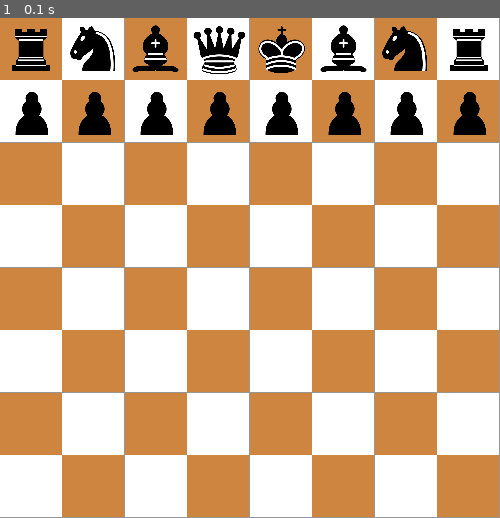
Above: before the commit, frame 1.
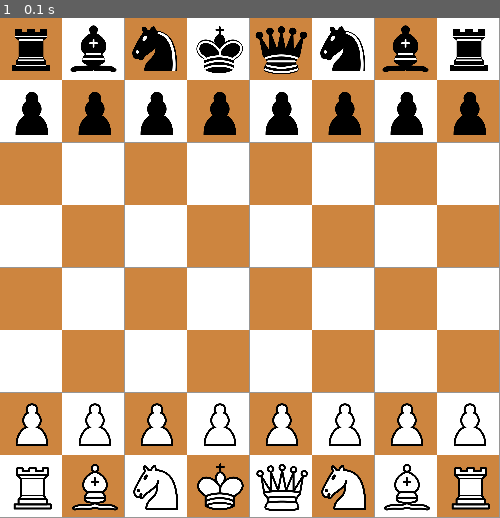
Above: after the commit, the same moment.

Repository: arjanvanschendel/PygameTest
Game: pygame game, started from main.py
The game is run twice, just before and just after one commit, with the same random seed, the same clock (stepped at 60 frames per second) and the same inputs.
Inputs:
- Up to frame 1 (0.1 s): no input

The runs differ from the first frame. In frame 1, 6.9% of the frame differs, in the area x 2-98%, y 1-99%.

Commit message:
Draw white pieces, replace return with continue in draw function

Diff:
--- a/board.py
+++ b/board.py
@@ -18,32 +18,37 @@
         self.drawPieces(screen)
 
     def initPieces(self):
-        pieceList = [[None for i in range(8)] for j in range(8)]
-        pieceList[0][0] = Piece(PieceType.rook, PieceColor.black, self.getFieldSize(), 0, 0)
-        pieceList[0][1] = Piece(PieceType.knight, PieceColor.black, self.getFieldSize(), 0, 1)
-        pieceList[0][2] = Piece(PieceType.bishop, PieceColor.black, self.getFieldSize(), 0, 2)
-        pieceList[0][3] = Piece(PieceType.queen, PieceColor.black, self.getFieldSize(), 0, 3)
-        pieceList[0][4] = Piece(PieceType.king, PieceColor.black, self.getFieldSize(), 0, 4)
-        pieceList[0][5] = Piece(PieceType.bishop, PieceColor.black, self.getFieldSize(), 0, 5)
-        pieceList[0][6] = Piece(PieceType.knight, PieceColor.black, self.getFieldSize(), 0, 6)
-        pieceList[0][7] = Piece(PieceType.rook, PieceColor.black, self.getFieldSize(), 0, 7)
-        pieceList[1][0] = Piece(PieceType.pawn, PieceColor.black, self.getFieldSize(), 1, 0)
-        pieceList[1][1] = Piece(PieceType.pawn, PieceColor.black, self.getFieldSize(), 1, 1)
-        pieceList[1][2] = Piece(PieceType.pawn, PieceColor.black, self.getFieldSize(), 1, 2)
-        pieceList[1][3] = Piece(PieceType.pawn, PieceColor.black, self.getFieldSize(), 1, 3)
-        pieceList[1][4] = Piece(PieceType.pawn, PieceColor.black, self.getFieldSize(), 1, 4)
-        pieceList[1][5] = Piece(PieceType.pawn, PieceColor.black, self.getFieldSize(), 1, 5)
-        pieceList[1][6] = Piece(PieceType.pawn, PieceColor.black, self.getFieldSize(), 1, 6)
-        pieceList[1][7] = Piece(PieceType.pawn, PieceColor.black, self.getFieldSize(), 1, 7)
+        pieceList = Board.getBlankBoard()
+        pieceList[0][0] = Piece.pieceFromString('br', self.getFieldSize(), 0, 0)
+        pieceList[0][1] = Piece.pieceFromString('bb', self.getFieldSize(), 0, 1)
+        pieceList[0][2] = Piece.pieceFromString('bn', self.getFieldSize(), 0, 2)
+        pieceList[0][3] = Piece.pieceFromString('bk', self.getFieldSize(), 0, 3)
+        pieceList[0][4] = Piece.pieceFromString('bq', self.getFieldSize(), 0, 4)
+        pieceList[0][5] = Piece.pieceFromString('bn', self.getFieldSize(), 0, 5)
+        pieceList[0][6] = Piece.pieceFromString('bb', self.getFieldSize(), 0, 6)
+        pieceList[0][7] = Piece.pieceFromString('br', self.getFieldSize(), 0, 7)
+        pieceList[7][0] = Piece.pieceFromString('wr', self.getFieldSize(), 7, 0)
+        pieceList[7][1] = Piece.pieceFromString('wb', self.getFieldSize(), 7, 1)
+        pieceList[7][2] = Piece.pieceFromString('wn', self.getFieldSize(), 7, 2)
+        pieceList[7][3] = Piece.pieceFromString('wk', self.getFieldSize(), 7, 3)
+        pieceList[7][4] = Piece.pieceFromString('wq', self.getFieldSize(), 7, 4)
+        pieceList[7][5] = Piece.pieceFromString('wn', self.getFieldSize(), 7, 5)
+        pieceList[7][6] = Piece.pieceFromString('wb', self.getFieldSize(), 7, 6)
+        pieceList[7][7] = Piece.pieceFromString('wr', self.getFieldSize(), 7, 7)
+        for i in range(0,8):
+            pieceList[1][i] = Piece.pieceFromString('bp', self.getFieldSize(), 1, i)
+            pieceList[6][i] = Piece.pieceFromString('wp', self.getFieldSize(), 6, i)
         return pieceList
 
     def drawPieces(self, screen):
         for i in self.board:
             for j in i:
                 if j is None:
-                    return
+                    continue
                 screen.blit(j.image, j.rect)
-
 
     def getFieldSize(self):
         return self.gridsize / 8
+
+    def getBlankBoard():
+        return [[None for i in range(8)] for j in range(8)]
--- a/piece.py
+++ b/piece.py
@@ -1,4 +1,5 @@
 from enum import Enum
+import string
 import pygame
 
 class PieceType(Enum):
@@ -15,6 +16,11 @@
 
 class Piece(pygame.sprite.Sprite):
 
+    def pieceFromString(fromString, size, y, x):
+        foundColor = Piece.colorFromChar(fromString[0])
+        foundType = Piece.typeFromChar(fromString[1])
+        return Piece(foundType, foundColor, size, y, x)
+
     def __init__(self, type: PieceType, color: PieceColor, size, y, x):
         super(Piece, self).__init__()
         self.type = type
@@ -23,35 +29,41 @@
         self.rect = self.image.get_rect()
         self.rect.topleft = [x * size, y * size]
 
+
     def update(self):
         pass
 
     def setPos(self, pos):
         self.rect.topleft = pos
 
+    def typeFromChar(c: string):
+        match c.lower():
+            case 'p': return PieceType.pawn
+            case 'b': return PieceType.bishop
+            case 'n': return PieceType.knight
+            case 'r': return PieceType.rook
+            case 'q': return PieceType.queen
+            case 'k': return PieceType.king
+
+    def colorFromChar(c: string):
+        match c.lower():
+            case 'b': return PieceColor.black
+            case 'w': return PieceColor.white
+
+
     def getImageForType(self):
         if self.color == PieceColor.white:
-            if self.type == PieceType.pawn:
-                return 'pieces/wp.png'
-            if self.type == PieceType.bishop:
-                return 'pieces/wb.png'
-            if self.type == PieceType.knight:
-                return 'pieces/wn.png'
-            if self.type == PieceType.rook:
-                return 'pieces/wr.png'
-            if self.type == PieceType.queen:
-                return 'pieces/wq.png'
-            if self.type == PieceType.king:
-                return 'pieces/wk.png'
-        if self.type == PieceType.pawn:
-            return 'pieces/bp.png'
-        if self.type == PieceType.bishop:
-            return 'pieces/bb.png'
-        if self.type == PieceType.knight:
-            return 'pieces/bn.png'
-        if self.type == PieceType.rook:
-            return 'pieces/br.png'
-        if self.type == PieceType.queen:
-            return 'pieces/bq.png'
-        if self.type == PieceType.king:
-            return 'pieces/bk.png'
+            match self.type:
+                case PieceType.pawn: return 'pieces/wp.png'
+                case PieceType.bishop: return 'pieces/wb.png'
+                case PieceType.knight: return 'pieces/wn.png'
+                case PieceType.rook: return 'pieces/wr.png'
+                case PieceType.queen: return 'pieces/wq.png'
+                case PieceType.king: return 'pieces/wk.png'
+        match self.type:
+            case PieceType.pawn: return 'pieces/bp.png'
+            case PieceType.bishop: return 'pieces/bb.png'
+            case PieceType.knight: return 'pieces/bn.png'
+            case PieceType.rook: return 'pieces/br.png'
+            case PieceType.queen: return 'pieces/bq.png'
+            case PieceType.king: return 'pieces/bk.png'
